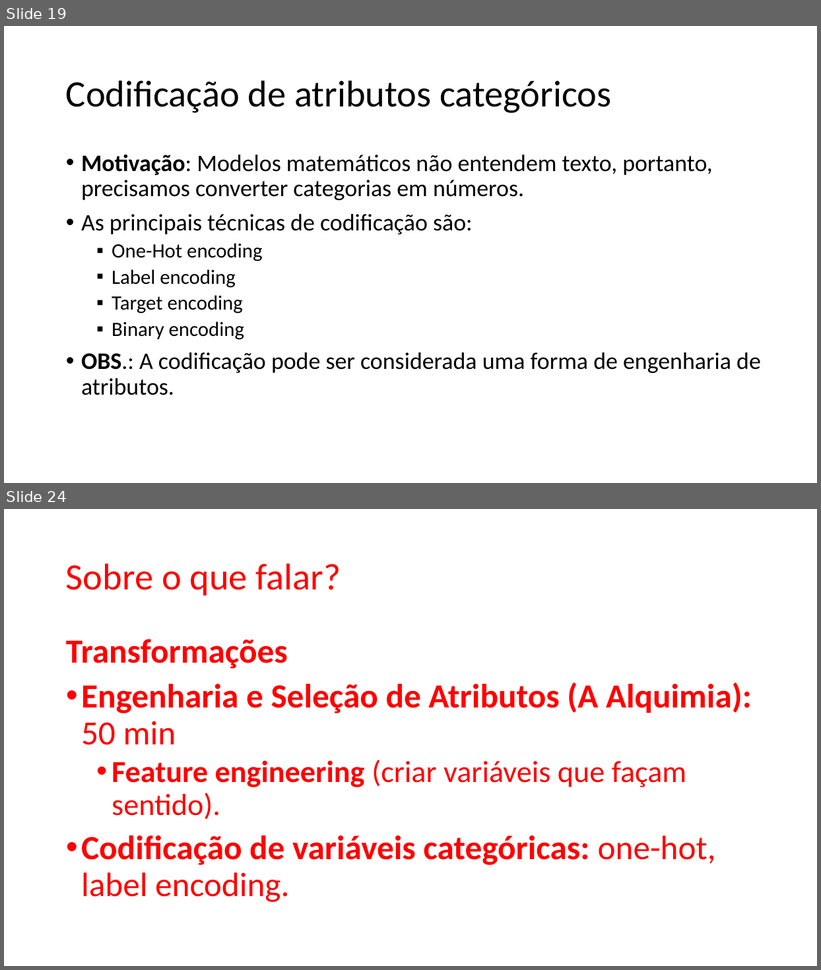
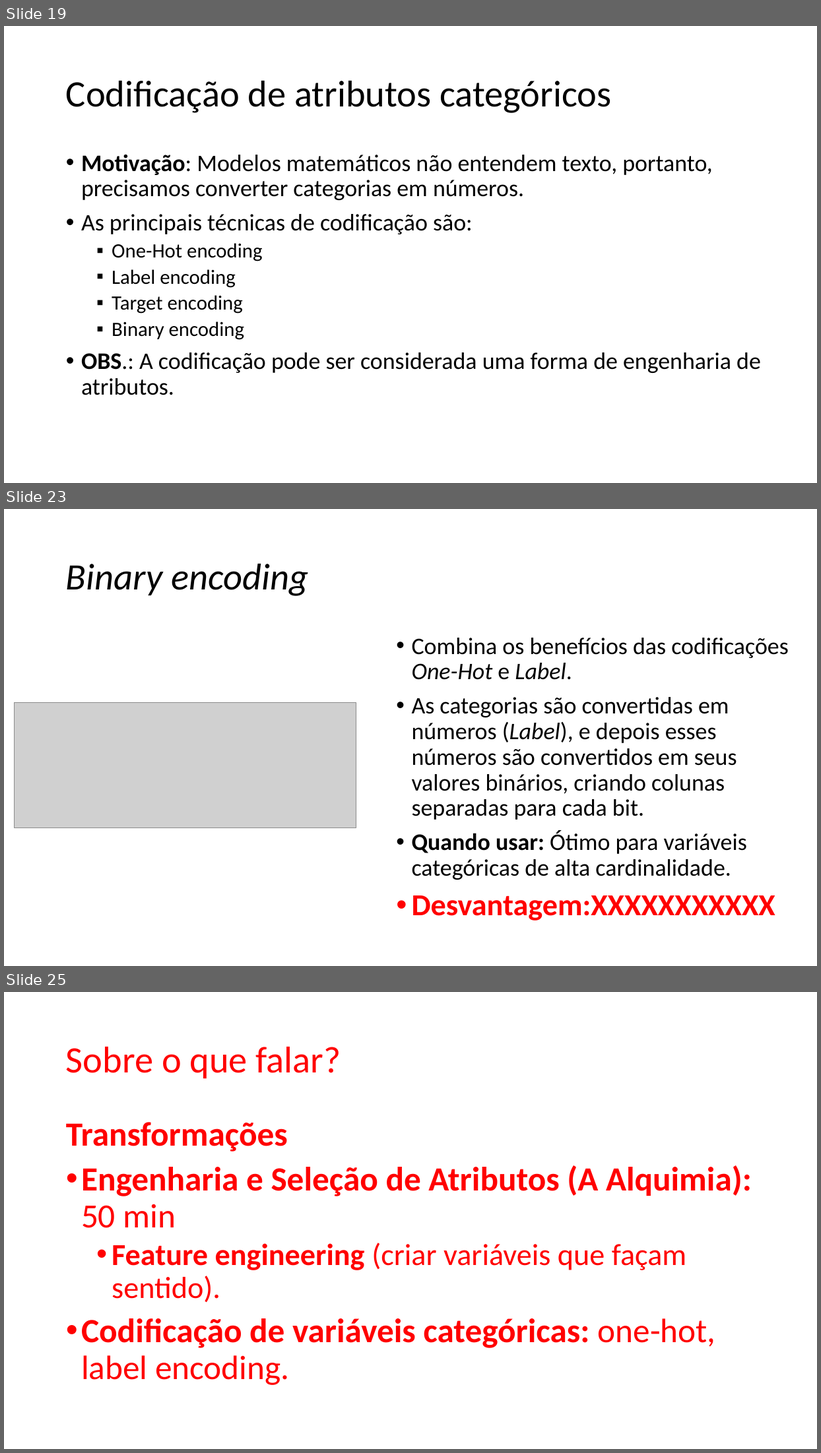
Before and after one commit to zz4fap/c24_inteligencia_artificial, a slide deck: slides/C24_Transformações.pptx. Shown one above the other, each under a label of ours: slides 19 and 24 before the commit, slides 19, 23 and 25 after it; the slides between them are not shown. The pictures are 821x970 and 821x1453 pixels, drawn with LibreOffice and Linux fonts; fonts in the diff are those of the drawing; grey boxes stand for pictures. Boxes give left, top, right and bottom in pixels: in the first picture for what was removed or moved away, otherwise in the second. Text is boxed around its words. In the diff, an @@ line names an element or a change of style, - is before the commit and + after.

```diff
--- a/slides/C24_Transformações.pptx
+++ b/slides/C24_Transformações.pptx
@@ slide 23 added at [4, 509, 817, 966], background #FFFFFF @@
@@ title added at [66, 563, 308, 596], 44 pt, text #000000, italic @@
+Binary encoding
@@ text added at [412, 638, 789, 921], 28 pt, text #000000 @@
+• Combina os benefícios das codificações One-Hot e Label.
+• As categorias são convertidas em números (Label), e depois esses números são convertidos em seus valores binários, criando colunas separadas para cada bit.
+• Quando usar: Ótimo para variáveis categóricas de alta cardinalidade.
+• Desvantagem:XXXXXXXXXXX
@@ picture added at [15, 703, 356, 828] @@
@@ what was slide 24 is now slide 25 @@
```
Also in this commit, not shown: 1 slide changed, 3 other slides added, 3 slides removed.
